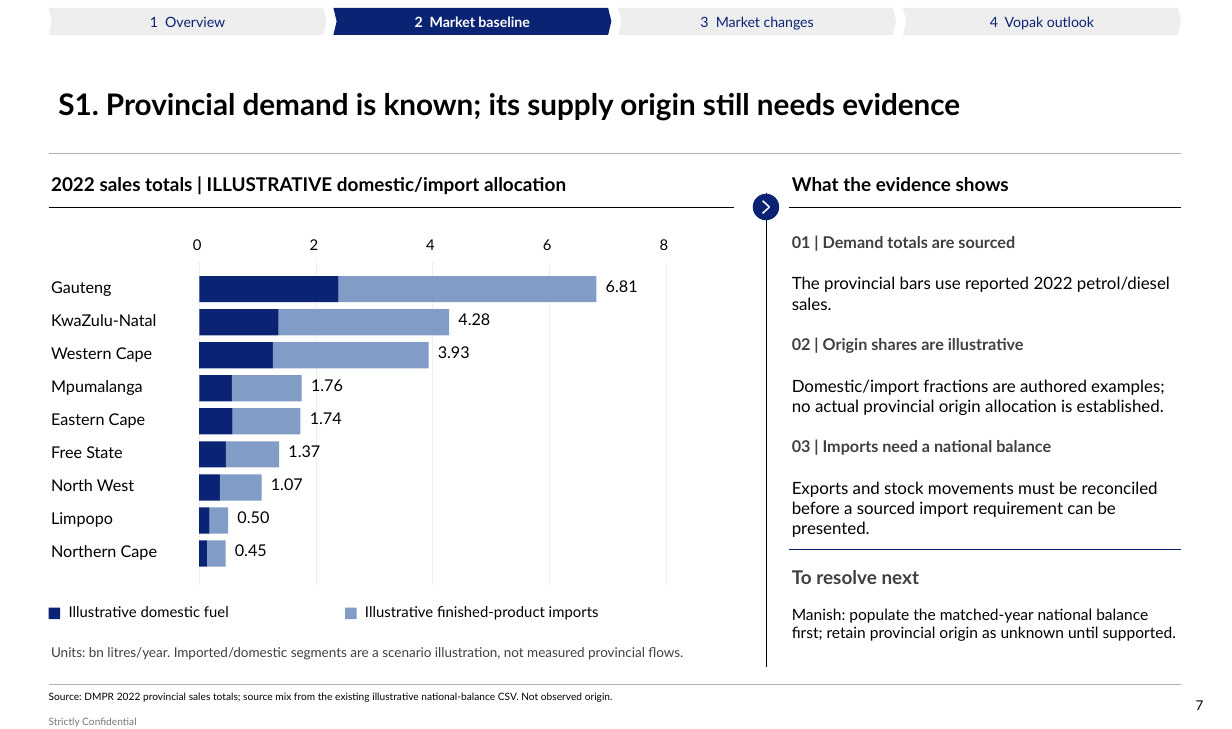
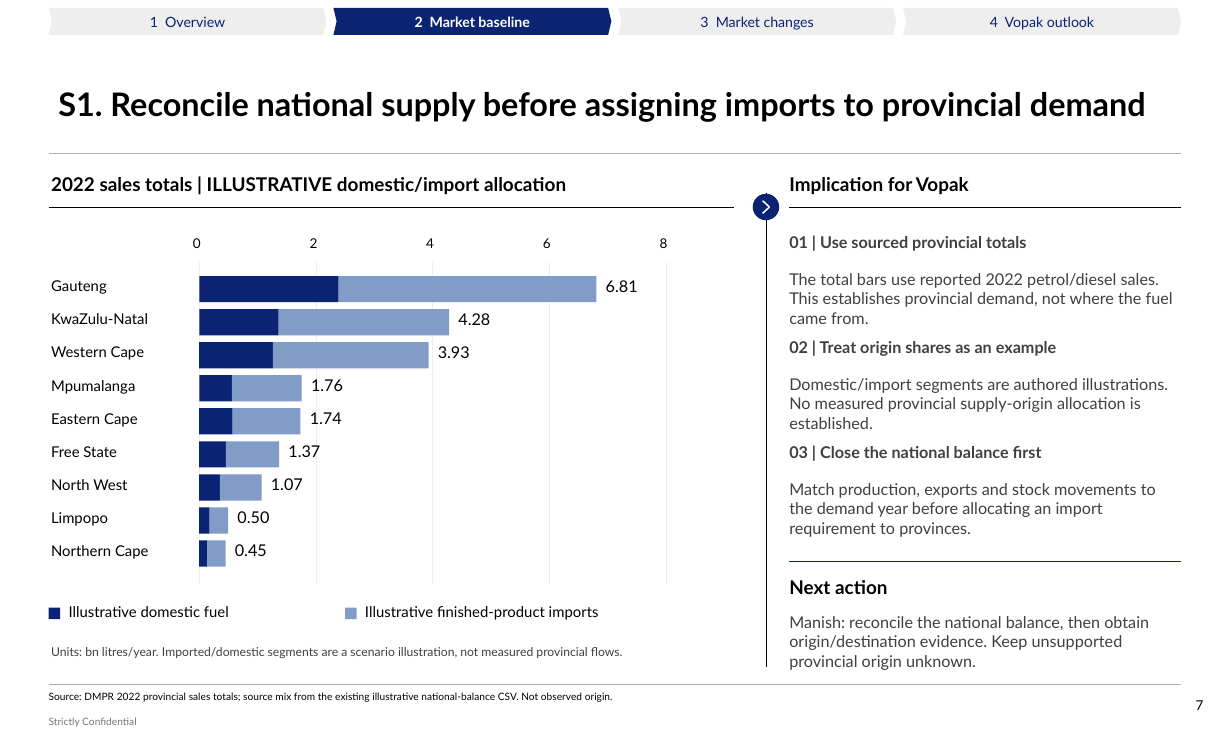
Before and after one commit to Africa-International-Advisors/liquid_fuels_model, a slide deck: slide 7 of pptx/output/delivered/Vopak_Week1_Convergence_2026_10_06.pptx. Drawn at 1232x729 pixels with LibreOffice and Linux fonts; fonts in the diff are those of the drawing; background and template pictures are left out. Boxes give left, top, right and bottom in pixels: in the first picture for what was removed or moved away, otherwise in the second. Text is boxed around its words. In the diff, an @@ line names an element or a change of style, - is before the commit and + after.

```diff
--- a/pptx/output/delivered/Vopak_Week1_Convergence_2026_10_06.pptx
+++ b/pptx/output/delivered/Vopak_Week1_Convergence_2026_10_06.pptx
@@ title at (x1=58, y1=92, x2=1146, y2=122): text changed; size 22 to 24 pt @@
-S1. Provincial demand is known; its supply origin still needs evidence
+S1. Reconcile national supply before assigning imports to provincial demand
@@ text at (x1=789, y1=177, x2=969, y2=195): text changed @@
-What the evidence shows
+Implication for Vopak
@@ size 11 to 10 pt in 5 elements at (x1=193, y1=238, x2=201, y2=248), (x1=310, y1=238, x2=318, y2=248), (x1=426, y1=238, x2=434, y2=248), (x1=543, y1=238, x2=551, y2=248), (x1=660, y1=238, x2=668, y2=248) @@
@@ text at (x1=789, y1=236, x2=1026, y2=251): text changed @@
-01 | Demand totals are sourced
+01 | Use sourced provincial totals
@@ text at (x1=789, y1=273, x2=1173, y2=324): text changed; size 12.5 to 12 pt; text colour none to #404040 @@
-The provincial bars use reported 2022 petrol/diesel sales.
+The total bars use reported 2022 petrol/diesel sales. This establishes provincial demand, not where the fuel came from.
@@ text at (x1=789, y1=341, x2=1057, y2=356): text changed @@
-02 | Origin shares are illustrative
+02 | Treat origin shares as an example
@@ text at (x1=789, y1=378, x2=1168, y2=429): text changed; size 12.5 to 12 pt; text colour none to #404040 @@
-Domestic/import fractions are authored examples; no actual provincial origin allocation is established.
+Domestic/import segments are authored illustrations. No measured provincial supply-origin allocation is established.
@@ text at (x1=789, y1=446, x2=1042, y2=458): text changed @@
-03 | Imports need a national balance
+03 | Close the national balance first
@@ text at (x1=789, y1=483, x2=1156, y2=537): text changed; size 12.5 to 12 pt; text colour none to #404040 @@
-Exports and stock movements must be reconciled before a sourced import requirement can be presented.
+Match production, exports and stock movements to the demand year before allocating an import requirement to provinces.
@@ size 12 to 11 pt in 9 elements at (x1=51, y1=280, x2=107, y2=294), (x1=51, y1=313, x2=148, y2=324), (x1=51, y1=346, x2=145, y2=360), (x1=51, y1=380, x2=135, y2=394), (x1=51, y1=413, x2=138, y2=427), (x1=51, y1=446, x2=117, y2=457), (x1=51, y1=479, x2=127, y2=490), (x1=51, y1=512, x2=108, y2=526), (x1=51, y1=545, x2=149, y2=559) @@
@@ line moved from (790, 549) - (1181, 549) to (790, 562) - (1181, 562) @@
@@ text at (x1=789, y1=580, x2=887, y2=594): text changed; text colour none to #000000 @@
-To resolve next
+Next action
@@ text at (x1=789, y1=616, x2=1149, y2=670): text changed; size 11.5 to 12 pt; text colour none to #404040 @@
-Manish: populate the matched-year national balance first; retain provincial origin as unknown until supported.
+Manish: reconcile the national balance, then obtain origin/destination evidence. Keep unsupported provincial origin unknown.
@@ text "Units: bn litres/year. Imported/domestic segments ..." at (x1=51, y1=647, x2=623, y2=658): size 10 to 9 pt @@
```
Also in this commit, not shown: 17 other slides changed, 8 other files.
